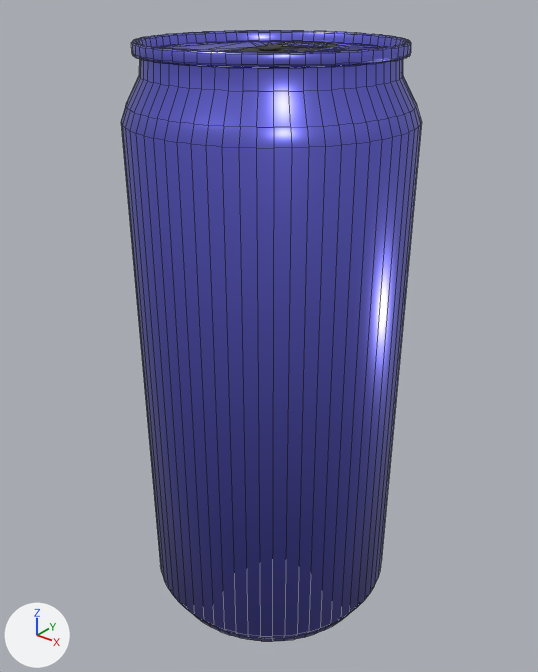
What one commit did to the Blender file Assets/BlenderExplorts/Exports/Cafe V1/Lata de Cafe.blend.
One viewpoint serves both versions: a camera (50 mm lens) standing at (0.449, -0.564, 0.672) and looking at (-0.004, 0.002, 0.321). The lights are fixed; the arrows at lower left show +X, +Y and +Z. The first picture is the older version. Mesh edges are drawn as thin lines on the coarser meshes.

Objects in the first picture: 'Evilla', 'Lata'.
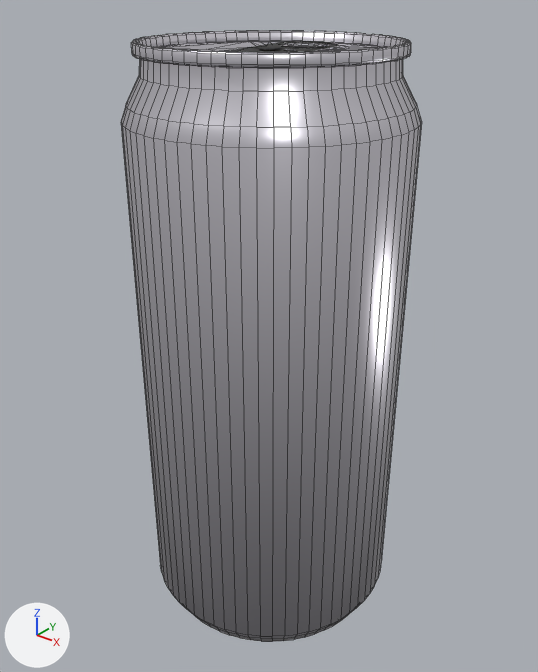
Edits to the bpy script that builds the scene:
```text
Change mat_material:
    where n0 = _N.new('ShaderNodeBsdfPrincipled'); n0.name = 'Principled BSDF'
    add n0.inputs[0].default_value = (0.947, 0.919, 1.0, 1.0)  # 'Base Color', white #f9f6ff
    remove n2 = _N.new('ShaderNodeMix'); n2.name = 'Mix'
    remove n2.data_type = 'RGBA'
    remove n2.inputs[0].default_value = 0.817  # 'Factor'
    remove n2.inputs[6].default_value = (0.947, 0.919, 1.0, 1.0)  # 'A', white #f9f6ff
    remove n3 = _N.new('ShaderNodeValToRGB'); n3.name = 'ColorRamp'
    remove while len(n3.color_ramp.elements) > 1: n3.color_ramp.elements.remove(n3.color_ramp.elements[-1])
    remove n3.color_ramp.elements[0].position = 0.582; n3.color_ramp.elements[0].color = (0.0568, 0.0558, 1.0, 1.0)
    remove _e = n3.color_ramp.elements.new(1.0); _e.color = (1.0, 1.0, 1.0, 1.0)
    remove _L.new(n2.outputs[2], n0.inputs[0])  # 'Result' to 'Base Color'
    remove _L.new(n3.outputs[0], n2.inputs[7])  # 'Color' to 'B'
```

Pixel boxes [x1, y1, x2, y2] of what changed, in the pictures (538 x 672 px):
'Lata', recoloured (lighter)
    both: [121, 30, 422, 642]
